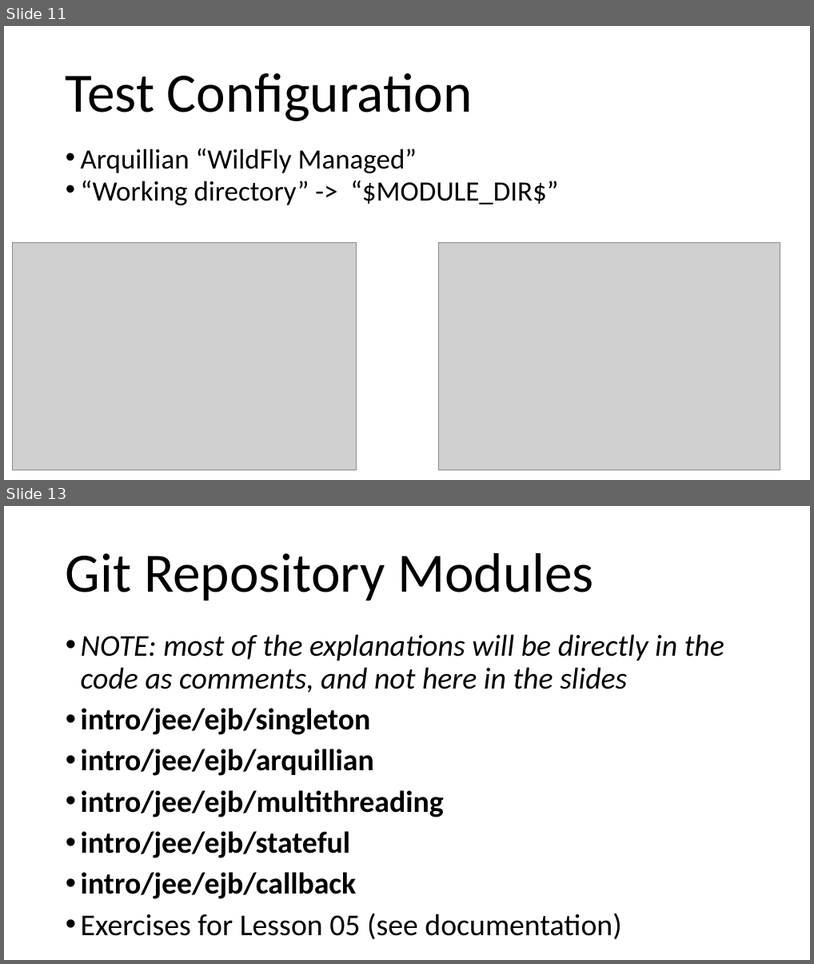
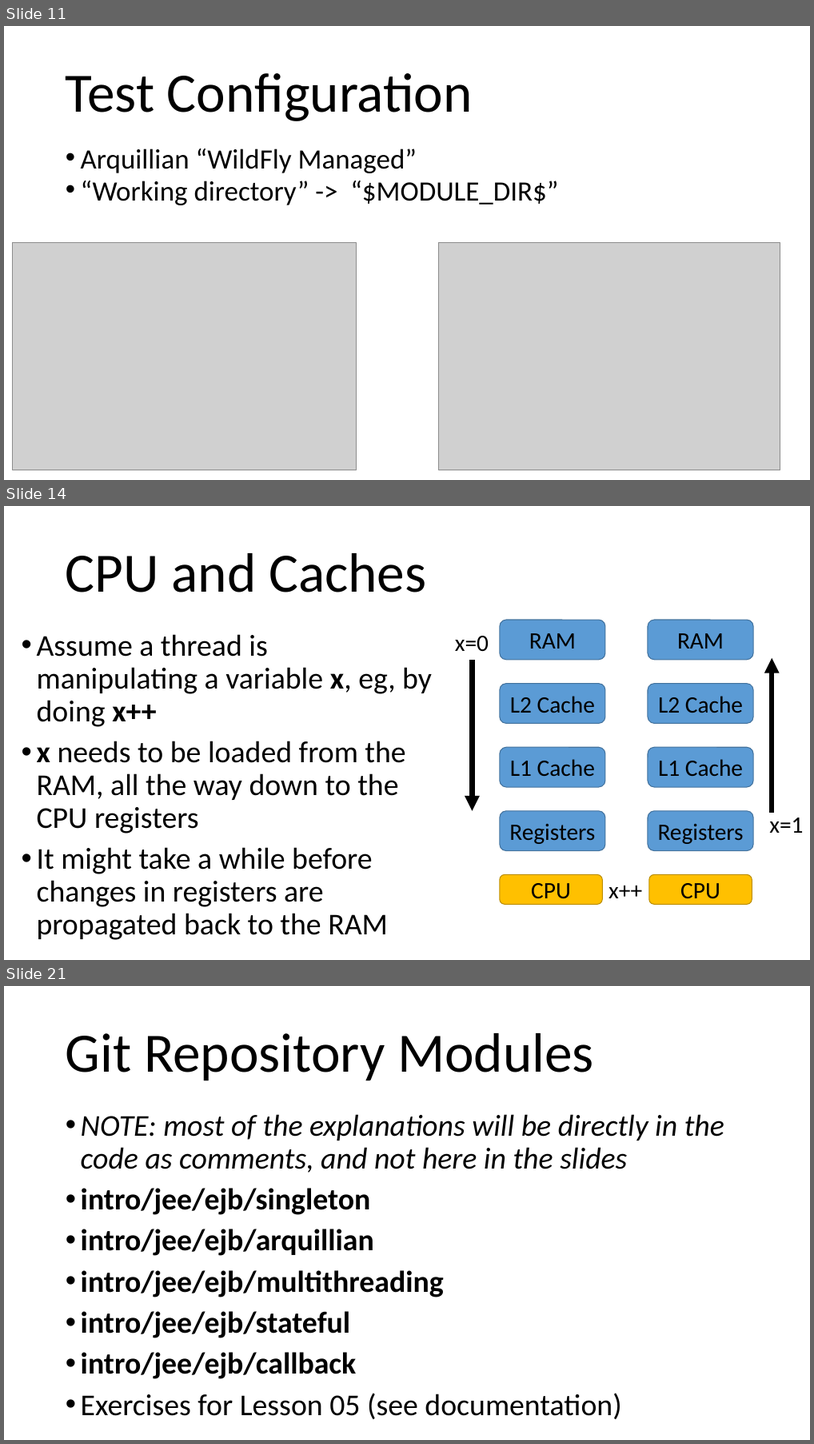
Before and after one commit to arcuri82/testing_security_development_enterprise_systems, a slide deck: doc/intro/slides/lesson_05_ejb.pptx. Shown one above the other, each under a label of ours: slides 11 and 13 before the commit, slides 11, 14 and 21 after it; the slides between them are not shown. The pictures are 814x964 and 814x1444 pixels, drawn with LibreOffice and Linux fonts; fonts in the diff are those of the drawing; grey boxes stand for pictures. Boxes give left, top, right and bottom in pixels: in the first picture for what was removed or moved away, otherwise in the second. Text is boxed around its words. In the diff, an @@ line names an element or a change of style, - is before the commit and + after.

Commit message:
more on multi-threading

```diff
--- a/doc/intro/slides/lesson_05_ejb.pptx
+++ b/doc/intro/slides/lesson_05_ejb.pptx
@@ slide 14 added at [4,506,810,960], background #FFFFFF @@
@@ title added at [66,553,426,592], 66 pt, text #000000 @@
+CPU and Caches
@@ rounded rectangle added at [500,620,606,660], fill #5B9BD5, outline #43739E 1 pt, 28 pt, text #000000 @@
+RAM
@@ rounded rectangle added at [648,620,754,660], fill #5B9BD5, outline #43739E 1 pt, 28 pt, text #000000 @@
+RAM
@@ text added at [37,634,432,940], 36 pt, text #000000 @@
+• Assume a thread is manipulating a variable x, eg, by doing x++
+• x needs to be loaded from the RAM, all the way down to the CPU registers
+• It might take a while before changes in registers are propagated back to the RAM
@@ text added at [455,636,489,652], 28 pt, text #000000 @@
+x=0
@@ arrow added from (472, 660) to (472, 811), #000000 6 pt @@
@@ arrow added from (772, 812) to (772, 658), #000000 6 pt @@
@@ rounded rectangle added at [500,684,606,723], fill #5B9BD5, outline #43739E 1 pt, 28 pt, text #000000 @@
+L2 Cache
@@ rounded rectangle added at [648,684,754,723], fill #5B9BD5, outline #43739E 1 pt, 28 pt, text #000000 @@
+L2 Cache
@@ rounded rectangle added at [500,747,606,787], fill #5B9BD5, outline #43739E 1 pt, 28 pt, text #000000 @@
+L1 Cache
@@ rounded rectangle added at [648,747,754,787], fill #5B9BD5, outline #43739E 1 pt, 28 pt, text #000000 @@
+L1 Cache
@@ rounded rectangle added at [500,811,606,851], fill #5B9BD5, outline #43739E 1 pt, 28 pt, text #000000 @@
+Registers
@@ rounded rectangle added at [648,811,754,851], fill #5B9BD5, outline #43739E 1 pt, 28 pt, text #000000 @@
+Registers
@@ text added at [770,817,803,832], 28 pt, text #000000 @@
+x=1
@@ rounded rectangle added at [500,875,603,904], fill #FFC000, outline #BD8E00 1 pt, 28 pt, text #000000 @@
+CPU
@@ text added at [609,885,642,898], 28 pt, text #000000 @@
+x++
@@ rounded rectangle added at [650,875,752,904], fill #FFC000, outline #BD8E00 1 pt, 28 pt, text #000000 @@
+CPU
@@ what was slide 13 is now slide 21 @@
```
Also in this commit, not shown: 1 slide changed, 7 other slides added, 7 other files.
